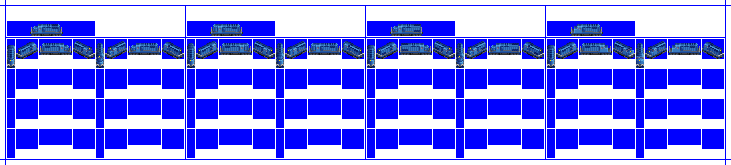
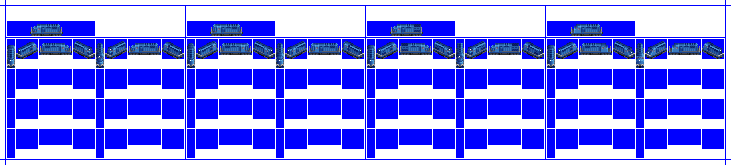
Layered file, before and after one edit (731x165). Changes by layer:
hid "Lights", painted on it over (x1=10, y1=48, x2=721, y2=61)
painted on "CC1" over (x1=26, y1=24, x2=714, y2=67)
